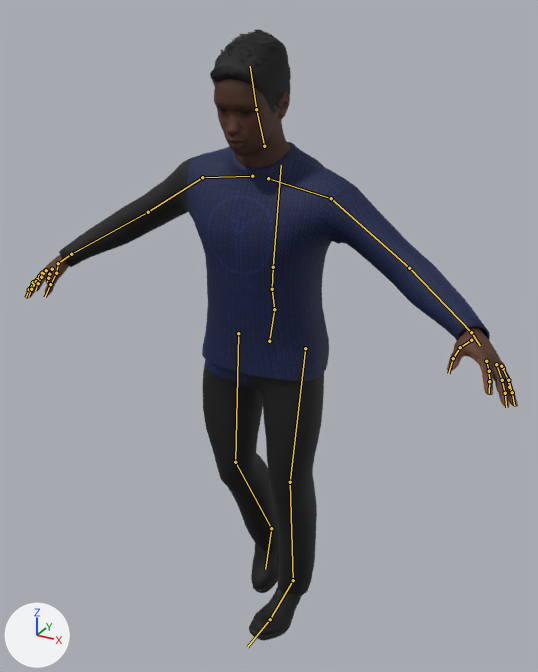
Before and after pictures for a commit that changed the glTF model public/models/npcs/maboneng-courier.glb.
Rendered twice from a camera (50 mm lens) standing at (0.948, -1.736, 1.857) and looking at (-0.045, 0.071, 0.953). Lighting does not change. The marker at lower left points along +X, +Y and +Z. The first picture is the older version. Both versions are drawn at frame 17 of the action 'sprint'; the numbers are the values there. The bones that change, and the others that lie on the model, are drawn over the model as lines.

In view in the first picture: 'EyesMesh', 'HairShoesMesh', 'OutfitMesh', 'SkinMesh'.
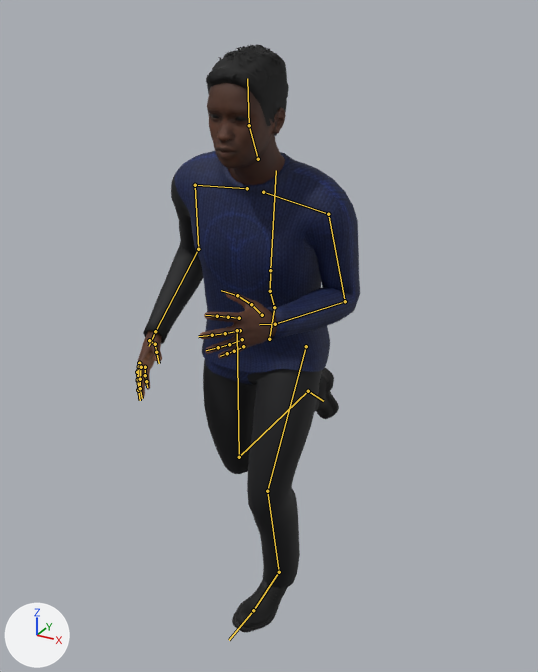
Pixel boxes [x1, y1, x2, y2] of what changed, in the pictures (538 x 672 px):
```json
{"object": "OutfitMesh", "change": "posed", "before": [59, 142, 490, 596], "after": [143, 151, 360, 588], "on screen": "50% narrower"}
{"object": "SkinMesh", "change": "posed", "before": [25, 79, 518, 407], "after": [136, 83, 286, 400]}
{"object": "HairShoesMesh", "change": "posed", "before": [210, 30, 302, 641], "after": [206, 45, 339, 632], "on screen": "44% wider"}
{"object": "EyesMesh", "change": "posed", "before": [219, 108, 252, 114], "after": [211, 114, 246, 121], "on screen": "14% taller"}
{"bone": "Hips", "before": "(269, 341) to (274, 309)", "after": "(269, 339) to (274, 307)"}
{"bone": "Spine", "before": "(274, 309) to (272, 289)", "after": "(274, 307) to (270, 291)"}
{"bone": "Chest", "before": "(272, 289) to (273, 267)", "after": "(270, 291) to (270, 270)"}
{"bone": "UpperArm_L", "before": "(331, 198) to (409, 268)", "after": "(328, 214) to (345, 301)"}
{"bone": "LowerArm_L", "before": "(409, 268) to (471, 332)", "after": "(345, 301) to (275, 324)"}
{"bone": "UpperArm_R", "before": "(202, 177) to (148, 212)", "after": "(195, 185) to (198, 249)"}
{"bone": "LowerArm_R", "before": "(148, 212) to (71, 254)", "after": "(198, 249) to (155, 331)"}
{"bone": "Head", "before": "(256, 109) to (250, 66)", "after": "(249, 125) to (247, 78)"}
{"bone": "UpperLeg_L", "before": "(305, 348) to (290, 482)", "after": "(306, 346) to (267, 491)"}
{"bone": "LowerLeg_L", "before": "(290, 482) to (293, 580)", "after": "(267, 491) to (279, 572)"}
{"bone": "Foot_L", "before": "(293, 580) to (270, 619)", "after": "(279, 572) to (253, 610)"}
{"bone": "UpperLeg_R", "before": "(238, 333) to (235, 462)", "after": "(237, 330) to (239, 457)"}
{"bone": "LowerLeg_R", "before": "(235, 462) to (271, 528)", "after": "(239, 457) to (308, 391)"}
{"bone": "Foot_R", "before": "(271, 528) to (265, 569)", "after": "(308, 391) to (323, 401)"}
```

Scene script edits in JSON lines:
```json
{"block": "bone_hips", "where": "bone_hips = bpy.data.objects['Npc_maboneng-courier'].pose.bones['Hips']  # child of 'Root'"}
{"op": "set", "path": "bone_hips.location", "old": "(0.0, -0.038, -0.014)", "new": "(0.0, -0.031, -0.011)"}
{"op": "set", "path": "bone_hips.rotation_quaternion", "old": "(1.0, 0.01, 0.006, -0.001)", "new": "(0.999, 0.027, 0.037, -0.009)", "note": "degrees (1, 1, 0) -> degrees (3, 4, -1)"}
{"block": "bone_spine", "where": "bone_spine = bpy.data.objects['Npc_maboneng-courier'].pose.bones['Spine']  # child of 'Hips'"}
{"op": "set", "path": "bone_spine.rotation_quaternion", "old": "(0.995, 0.064, -0.008, -0.013)", "new": "(0.986, 0.167, -0.019, -0.007)", "note": "degrees (7, -1, -1) -> degrees (19, -2, -1)"}
{"block": "bone_chest", "where": "bone_chest = bpy.data.objects['Npc_maboneng-courier'].pose.bones['Chest']  # child of 'Spine'"}
{"op": "set", "path": "bone_chest.rotation_quaternion", "old": "(0.999, -0.026, -0.001, -0.001)", "new": "(0.998, -0.068, -0.004, -0.008)", "note": "degrees (-3, 0, 0) -> degrees (-8, -1, -1)"}
{"block": "bone_upperarm_l", "where": "bone_upperarm_l = bpy.data.objects['Npc_maboneng-courier'].pose.bones['UpperArm_L']  # child of 'clavicle_l'"}
{"op": "set", "path": "bone_upperarm_l.rotation_quaternion", "old": "(0.93, 0.08, -0.162, 0.135)", "new": "(0.949, 0.002, 0.15, -0.272)", "note": "degrees (7, -21, 15) -> degrees (-5, 17, -33)"}
{"block": "bone_lowerarm_l", "where": "bone_lowerarm_l = bpy.data.objects['Npc_maboneng-courier'].pose.bones['LowerArm_L']  # child of 'UpperArm_L'"}
{"op": "set", "path": "bone_lowerarm_l.rotation_quaternion", "old": "(0.932, -0.043, 0.0, -0.003)", "new": "(0.836, 0.547, 0.0, 0.042)", "note": "degrees (-5, 0, 0) -> degrees (66, -3, 4)"}
{"block": "bone_upperarm_r", "where": "bone_upperarm_r = bpy.data.objects['Npc_maboneng-courier'].pose.bones['UpperArm_R']  # child of 'clavicle_r'"}
{"op": "set", "path": "bone_upperarm_r.rotation_quaternion", "old": "(0.953, -0.046, -0.009, -0.136)", "new": "(0.956, -0.111, -0.117, 0.246)", "note": "degrees (-5, -2, -16) -> degrees (-16, -10, 30)"}
{"block": "bone_lowerarm_r", "where": "bone_lowerarm_r = bpy.data.objects['Npc_maboneng-courier'].pose.bones['LowerArm_R']  # child of 'UpperArm_R'"}
{"op": "set", "path": "bone_lowerarm_r.rotation_quaternion", "old": "(0.953, -0.129, 0.0, 0.01)", "new": "(0.96, 0.278, 0.0, -0.022)", "note": "degrees (-15, 0, 1) -> degrees (32, 1, -2)"}
{"block": "bone_head", "where": "bone_head = bpy.data.objects['Npc_maboneng-courier'].pose.bones['Head']  # child of 'neck_01'"}
{"op": "set", "path": "bone_head.rotation_quaternion", "old": "(0.989, 0.102, -0.001, 0.012)", "new": "(0.996, -0.08, 0.003, 0.031)", "note": "degrees (12, 0, 1) -> degrees (-9, 1, 4)"}
{"block": "bone_upperleg_l", "where": "bone_upperleg_l = bpy.data.objects['Npc_maboneng-courier'].pose.bones['UpperLeg_L']  # child of 'Hips'"}
{"op": "set", "path": "bone_upperleg_l.rotation_quaternion", "old": "(0.986, 0.02, -0.145, 0.063)", "new": "(-0.972, 0.116, 0.123, -0.163)", "note": "degrees (1, -17, 7) -> degrees (-16, -12, 21)"}
{"block": "bone_lowerleg_l", "where": "bone_lowerleg_l = bpy.data.objects['Npc_maboneng-courier'].pose.bones['LowerLeg_L']  # child of 'UpperLeg_L'"}
{"op": "set", "path": "bone_lowerleg_l.rotation_quaternion", "old": "(0.987, 0.065, 0.0, -0.014)", "new": "(0.953, 0.295, 0.0, -0.063)", "note": "degrees (8, 0, -2) -> degrees (34, 2, -7)"}
{"block": "bone_foot_l", "where": "bone_foot_l = bpy.data.objects['Npc_maboneng-courier'].pose.bones['Foot_L']  # child of 'LowerLeg_L'"}
{"op": "set", "path": "bone_foot_l.rotation_quaternion", "old": "(0.98, -0.011, -0.044, 0.179)", "new": "(0.977, -0.065, -0.045, 0.198)", "note": "degrees (-2, -5, 21) -> degrees (-8, -4, 23)"}
{"block": "bone_upperleg_r", "where": "bone_upperleg_r = bpy.data.objects['Npc_maboneng-courier'].pose.bones['UpperLeg_R']  # child of 'Hips'"}
{"op": "set", "path": "bone_upperleg_r.rotation_quaternion", "old": "(-0.983, -0.026, -0.153, 0.038)", "new": "(0.98, 0.048, 0.179, -0.048)", "note": "degrees (2, 18, -4) -> degrees (5, 21, -5)"}
{"block": "bone_lowerleg_r", "where": "bone_lowerleg_r = bpy.data.objects['Npc_maboneng-courier'].pose.bones['LowerLeg_R']  # child of 'UpperLeg_R'"}
{"op": "set", "path": "bone_lowerleg_r.rotation_quaternion", "old": "(0.918, 0.193, 0.0, 0.041)", "new": "(0.732, 0.665, 0.0, 0.141)", "note": "degrees (24, -1, 5) -> degrees (83, -11, 12)"}
{"block": "bone_foot_r", "where": "bone_foot_r = bpy.data.objects['Npc_maboneng-courier'].pose.bones['Foot_R']  # child of 'LowerLeg_R'"}
{"op": "set", "path": "bone_foot_r.rotation_quaternion", "old": "(0.983, 0.12, 0.048, -0.125)", "new": "(0.969, 0.224, 0.073, -0.071)", "note": "degrees (13, 7, -14) -> degrees (26, 10, -6)"}
```
